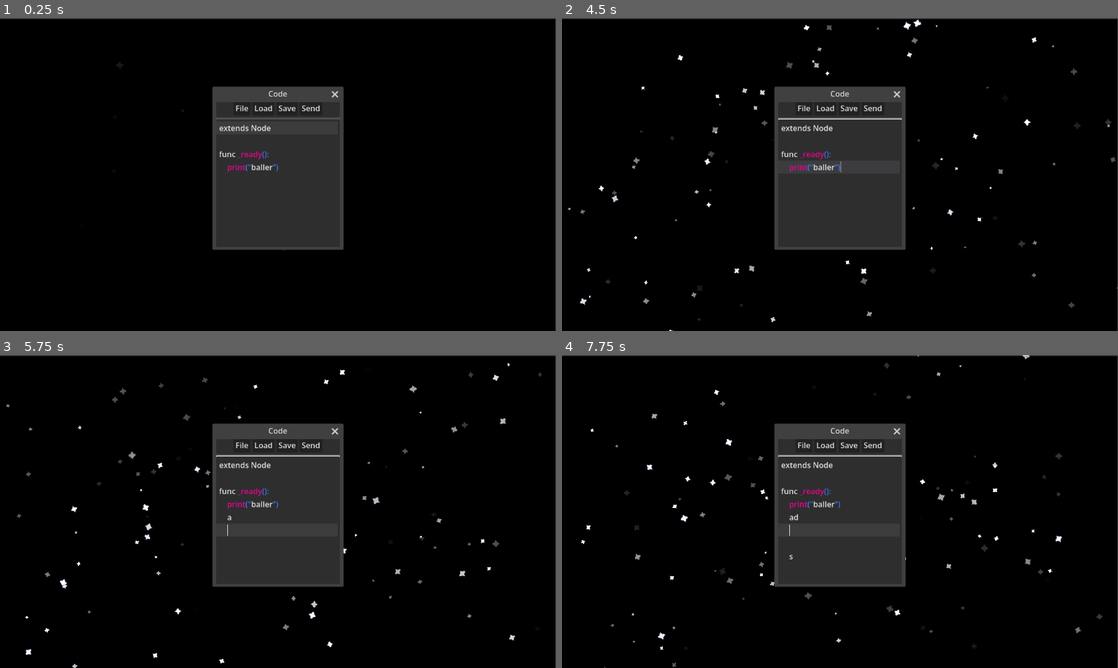
Above: before the commit, frames 1-4 (two rows, left to right).
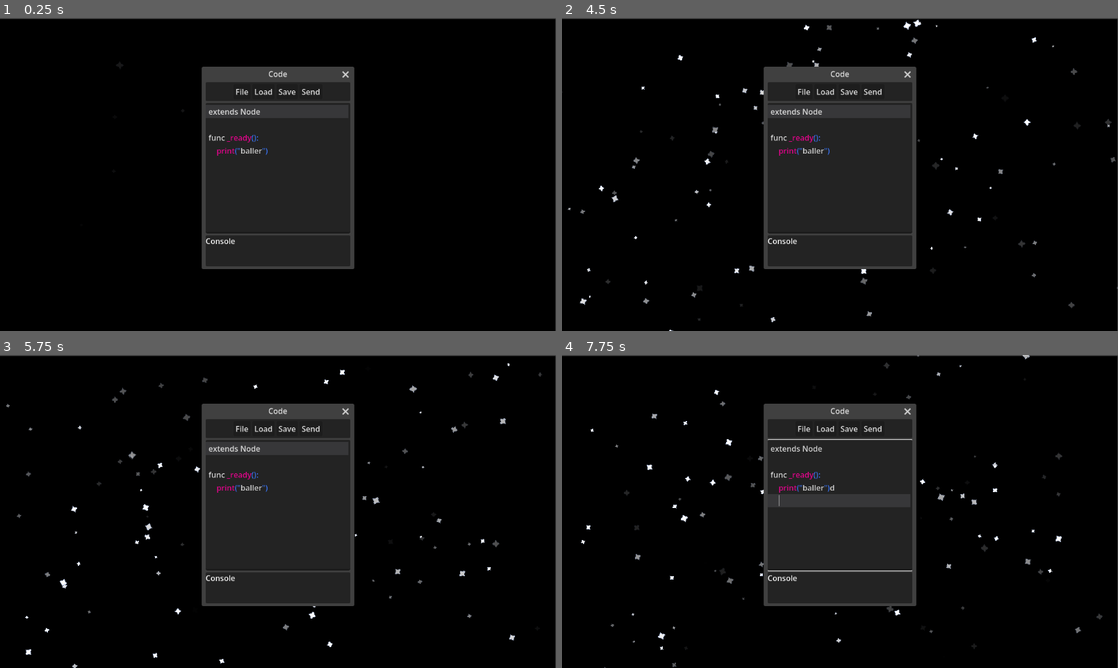
Above: after the commit, the same moments.

Repository: Yaszu-Mage/Voidbound
Game: Godot game, scene res://scenes/ui.tscn
Two runs of this game, one before a commit and one after it. Both use one fixed random seed, a clock stepped at 60 frames per second and the inputs below.
Inputs (mouse positions are in pixels of both pictures, inside the frame that each line leads up to):
- Up to frame 1 (0.25 s): no input
- Up to frame 2 (4.5 s): click "File" at 0.5 s; click "Send" at 1.25 s; tap Enter (ui_accept) at 2, 2.27, 3.02 s; move the mouse to (962, 158) at 2.02 s; hold D (right) 2.03-2.78 s; tap Alt at 2.1, 3.6 s; click (962, 158) at 2.17 s; move the mouse to (728, 190) at 2.77 s; hold S (back) 2.78-3.53 s; tap Shift at 2.85, 4.35 s; move the mouse to (895, 105) at 3.52 s; hold D (right) 3.53-4.28 s; move the mouse to (812, 237) at 4.27 s; hold W (forward) from 4.28 s (still down); click (812, 237) at 4.42 s
- Up to frame 3 (5.75 s): tap Enter (ui_accept) at 4.52, 5.27 s; move the mouse to (444, 558) at 5.02 s; release W (forward) at 5.03 s; hold A (left) from 5.03 s (still down); tap Alt at 5.1 s
- Up to frame 4 (7.75 s): move the mouse to (673, 464) at 5.77 s; tap Shift at 5.85, 7.35 s; tap Enter (ui_accept) at 6.02, 7.52 s; move the mouse to (867, 511) at 6.52 s; release A (left) at 6.53 s; hold S (back) 6.53-7.28 s; tap Alt at 6.6 s; click (867, 511) at 6.67 s; move the mouse to (756, 433) at 7.27 s; hold D (right) from 7.28 s (still down)

The runs differ from the first frame. In frame 1, 8.7% of the frame differs, in the area x 36-64%, y 15-81%; in frame 2, 8.6%; in frame 3, 8.8%; in frame 4, 8.9%.

Commit message:
I just spent the past whoever knows how long beautifying my code editor.

Diff:
--- a/client/godotandwater/scenes/ui.tscn
+++ b/client/godotandwater/scenes/ui.tscn
@@ -2,6 +2,7 @@
 
 [ext_resource type="Script" uid="uid://dxs0vsscoke6h" path="res://scripts/ui.gd" id="1_yev5y"]
 [ext_resource type="Theme" uid="uid://bkqsdm1l3qj2i" path="res://maintheme.tres" id="2_x4jx1"]
+[ext_resource type="Script" uid="uid://dtvob67kbv0c5" path="res://scripts/window.gd" id="3_gdt2y"]
 [ext_resource type="Texture2D" uid="uid://cwdumleummx5t" path="res://assets/pictures/star.png" id="3_yev5y"]
 
 [sub_resource type="Theme" id="Theme_xlq6p"]
@@ -98,14 +99,22 @@
 script = ExtResource("1_yev5y")
 
 [node name="Window" type="Window" parent="." unique_id=311957716]
+transparent_bg = true
+canvas_item_default_texture_filter = 0
 oversampling_override = 1.0
 title = "Code"
 initial_position = 1
-size = Vector2i(256, 300)
+size = Vector2i(300, 381)
+nonclient_area = Rect2i(2, 2, 4, 4)
+transparent = true
+min_size = Vector2i(300, 381)
+content_scale_size = Vector2i(0, 381)
+content_scale_aspect = 4
 theme = ExtResource("2_x4jx1")
-
-[node name="Control" type="Control" parent="Window" unique_id=1889671632]
-custom_minimum_size = Vector2(256, 300)
+script = ExtResource("3_gdt2y")
+
+[node name="Control" type="Control" parent="Window" unique_id=1547527814]
+custom_minimum_size = Vector2(300, 381)
 layout_mode = 3
 anchors_preset = 15
 anchor_right = 1.0
@@ -116,12 +125,15 @@
 size_flags_vertical = 3
 
 [node name="Codebox" type="VBoxContainer" parent="Window/Control" unique_id=1402528752]
-custom_minimum_size = Vector2(256, 256)
-layout_mode = 0
-offset_right = 256.0
-offset_bottom = 299.0
-grow_horizontal = 2
-grow_vertical = 2
+custom_minimum_size = Vector2(256, 381)
+layout_mode = 1
+anchors_preset = 15
+anchor_right = 1.0
+anchor_bottom = 1.0
+grow_horizontal = 2
+grow_vertical = 2
+size_flags_horizontal = 3
+size_flags_vertical = 3
 
 [node name="Panel" type="PanelContainer" parent="Window/Control/Codebox" unique_id=1394877197]
 custom_minimum_size = Vector2(256, 36)
@@ -159,6 +171,7 @@
 [node name="CodeEdit" type="CodeEdit" parent="Window/Control/Codebox" unique_id=1576846372]
 custom_minimum_size = Vector2(256, 270)
 layout_mode = 2
+size_flags_vertical = 3
 theme = SubResource("Theme_xlq6p")
 text = "extends Node
 
@@ -177,7 +190,13 @@
 code_completion_enabled = true
 auto_brace_completion_enabled = true
 
-[node name="windowcam" type="Camera2D" parent="Window" unique_id=1491328529]
+[node name="Console" type="PanelContainer" parent="Window/Control/Codebox" unique_id=438751913]
+custom_minimum_size = Vector2(32, 64)
+layout_mode = 2
+
+[node name="RichTextLabel" type="RichTextLabel" parent="Window/Control/Codebox/Console" unique_id=883701396]
+layout_mode = 2
+text = "Console"
 
 [node name="Camera2D" type="Camera2D" parent="." unique_id=689789167]
 position = Vector2(577, 322)
--- a/client/godotandwater/scripts/ui.gd
+++ b/client/godotandwater/scripts/ui.gd
@@ -11,7 +11,7 @@
 func _ready() -> void:
 	print("wtf")
 	window.popup()
-	center_camera_on_control()
+	#center_camera_on_control()
 	begin.pressed.connect(specialAddressAsk)
 	specialAddressNo.pressed.connect(start)
 	specialAddressYes.pressed.connect(specialAddressQuestion)
@@ -46,13 +46,13 @@
 		subviewPort.add_child(worldInstance)
 		$SubViewportContainer.visible = true
 		cleanUp()
-@onready var camera: Camera2D = $Window/windowcam
+#@onready var camera: Camera2D = $Window/windowcam
 @onready var control_node: Control = $Window/Control
 
-func center_camera_on_control() -> void:
-	# Get the center offset of the Control node
-	var control_center: Vector2 = control_node.global_position + (control_node.size * control_node.scale) / 2.0
-	camera.global_position = control_center
+#func center_camera_on_control() -> void:
+	## Get the center offset of the Control node
+	#var control_center: Vector2 = control_node.global_position + (control_node.size * control_node.scale) / 2.0
+	#camera.global_position = control_center
 
 
 
--- /dev/null
+++ b/client/godotandwater/scripts/window.gd
@@ -0,0 +1,12 @@
+extends Window
+@onready var control = $Control
+
+# Called when the node enters the scene tree for the first time.
+func _ready() -> void:
+	size_changed.connect(_on_window_resized)
+	_on_window_resized()
+
+
+# Called every frame. 'delta' is the elapsed time since the previous frame.
+func _on_window_resized() -> void:
+	control.size = size
Not shown, added: client/godotandwater/scripts/window.gd.uid
